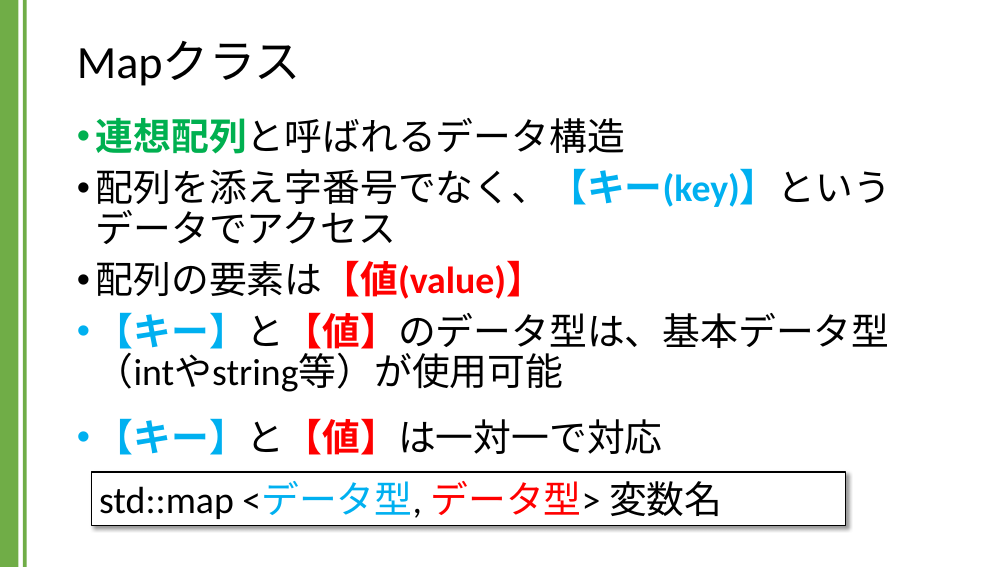
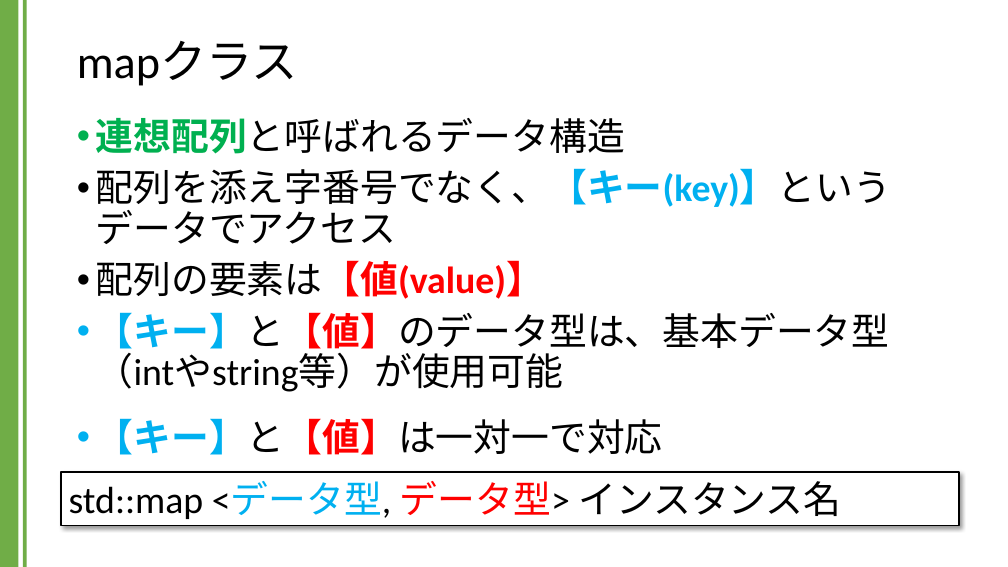
Before and after one commit to kic-murata/cpp2024, a slide deck: slide 1 of 授業資料/講義資料：Mapクラス.pptx. Drawn at 1008x567 pixels with LibreOffice and Linux fonts; fonts in the diff are those of the drawing. Boxes give left, top, right and bottom in pixels: in the first picture for what was removed or moved away, otherwise in the second. Text is boxed around its words. In the diff, an @@ line names an element or a change of style, - is before the commit and + after.

```diff
--- a/授業資料/講義資料：Mapクラス.pptx
+++ b/授業資料/講義資料：Mapクラス.pptx
@@ title at [77,41,298,86]: text changed @@
-Mapクラス
+mapクラス
@@ rectangle "std::map <データ型, データ型> インスタンス名": place and size @@
-rectangle "std::map <データ型, データ型> インスタンス名" at [91,472,845,526]
+rectangle "std::map <データ型, データ型> インスタンス名" at [61,472,959,526]
@@ text in rectangle at [69,481,842,519]: text changed @@
-std::map <データ型, データ型> 変数名
+std::map <データ型, データ型> インスタンス名
```
Also in this commit, not shown: 1 other slide changed, 1 other file.
